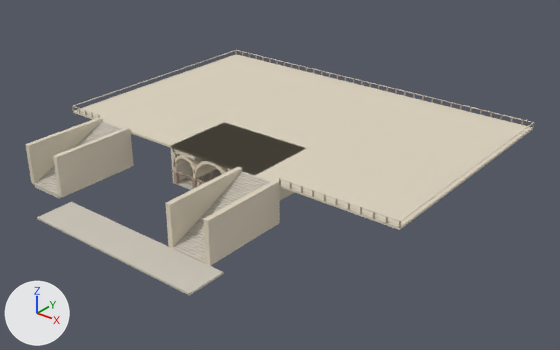
An edit to the glTF model models/furniture/cp_bethesda_terrace.glb, drawn before and after from the same camera.
The view is the same before and after, from a 50 mm lens placed at (71.7, -79.6, 53.1), pointed at (3.6, 5.6, 0.3). Every picture has the same lights, and +X, +Y and +Z are marked at lower left. The older version comes first. Vertices at exactly the same position are counted once.

Objects in the first picture: 'BethesdaTerrace'.
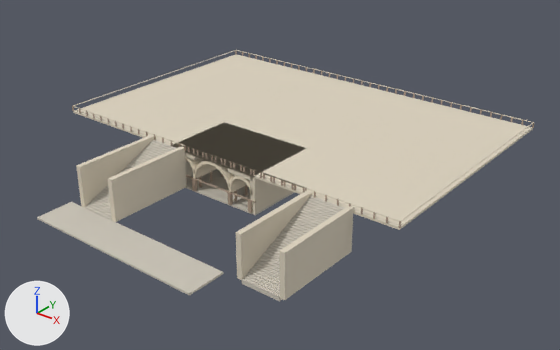
Commit message: Place Bethesda Terrace with verified coordinate mapping

What differs and where, as boxes [x1, y1, x2, y2] in the pictures (560 x 350 px; the box of a moved part takes in the faces that stretch with it):
'BethesdaTerrace', reshaped
    before: [25, 50, 535, 296]
    after: [37, 50, 535, 301]
part 1 of me_cube, moved or reshaped
    before: [203, 180, 280, 266]
    after: [280, 206, 354, 300]
part 2 of me_cube, added
    after: [236, 191, 311, 280]
part 3 of me_cube, moved or reshaped
    before: [53, 127, 134, 197]
    after: [76, 136, 154, 208]
part 4 of me_cube, moved or reshaped
    before: [173, 171, 271, 264]
    after: [242, 196, 344, 301]
part 5 of me_cube, moved or reshaped
    before: [35, 121, 131, 199]
    after: [85, 140, 176, 220]
part 6 of me_cube, deleted
    before: [25, 117, 103, 185]
part 7 of me_cube, reshaped
    before: [165, 167, 399, 248]
    after: [73, 106, 399, 223]
part 8 of me_cube, moved or reshaped
    before: [73, 106, 100, 118]
    after: [79, 108, 102, 121]

The change, as a diff of the scene's bpy script:
```diff
--- a/models/furniture/cp_bethesda_terrace.glb.py
+++ b/models/furniture/cp_bethesda_terrace.glb.py
@@ me_cube @@
 # used by ob_bethesdaterrace; location = (0.0, 0.0, 0.0)
-me_cube.from_pydata(...)  # 1556 vertices, 2688 faces; spans x -31.6..31.6, y -26.0..35.1, z -0.5..6.9
+me_cube.from_pydata(...)  # 1820 vertices, 3084 faces; spans x -31.6..31.6, y -26.0..35.1, z -0.5..6.9
+# me_cube part 1: the loose piece of 8 vertices spanning x 12.0..12.8, y -20.0..-6.0, z 0.0..6.5 is moved by (12.0, 0.0, 0.0)
+# me_cube part 2: a new loose piece, a box spanning x 17.25..18.05, y -20.0..-6.0, z 0.0..6.5, in mat_sandstone (pale yellow #ddd3bf)
+# me_cube part 3: the loose piece of 8 vertices spanning x -18.0..-17.2, y -20.0..-6.0, z 0.0..6.5 is moved by (5.3, 0.0, 0.0)
+# me_cube part 4: the loose piece of 146 vertices spanning x 6.0..12.0, y -20.0..-6.0, z -0.5..6.0 is moved by (12.0, 0.0, 0.0)
+# me_cube part 5: the loose piece of 146 vertices spanning x -24.0..-18.0, y -20.0..-6.0, z -0.5..6.0 is moved by (12.0, 0.0, 0.0)
+# me_cube part 6: the loose piece of 8 vertices spanning x -24.8..-24.0, y -20.0..-6.0, z 0.0..6.5 is deleted
+# me_cube part 7: 16 vertices moved from x 5.3..27.9, y -20.0..-5.9, z 0.0..6.9 to x -6.1..27.9, y -20.0..-5.9, z 0.0..6.9; 16 vertices removed from x 12.8..23.9, y -6.1..-5.9, z 6.0..6.9; 132 vertices added at x -5.2..29.8, y -6.1..-5.9, z 6.0..6.9
+# me_cube part 8: 24 vertices moved from x -29.9..-24.7, y -6.1..-5.9, z 6.0..6.9 to x -29.8..-24.2, y -6.1..-5.9, z 6.0..6.9; 8 vertices removed from x -28.2..-24.8, y -6.1..-5.9, z 6.0..6.9; 4 vertices added at x -27.8, y -6.1..-5.9, z 6.0..6.9
+# other edits to the shape of me_cube do not show in these pictures
 me_cube.materials.append(mat_sandstone)
```
